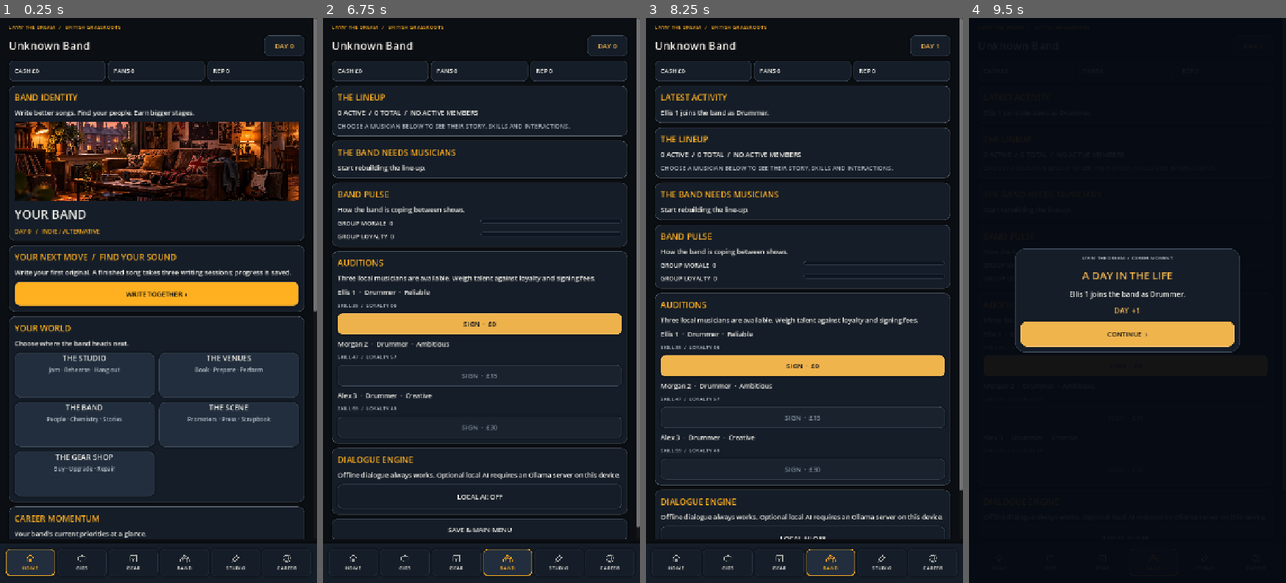
Above: before the commit, frames 1-4 (left to right).
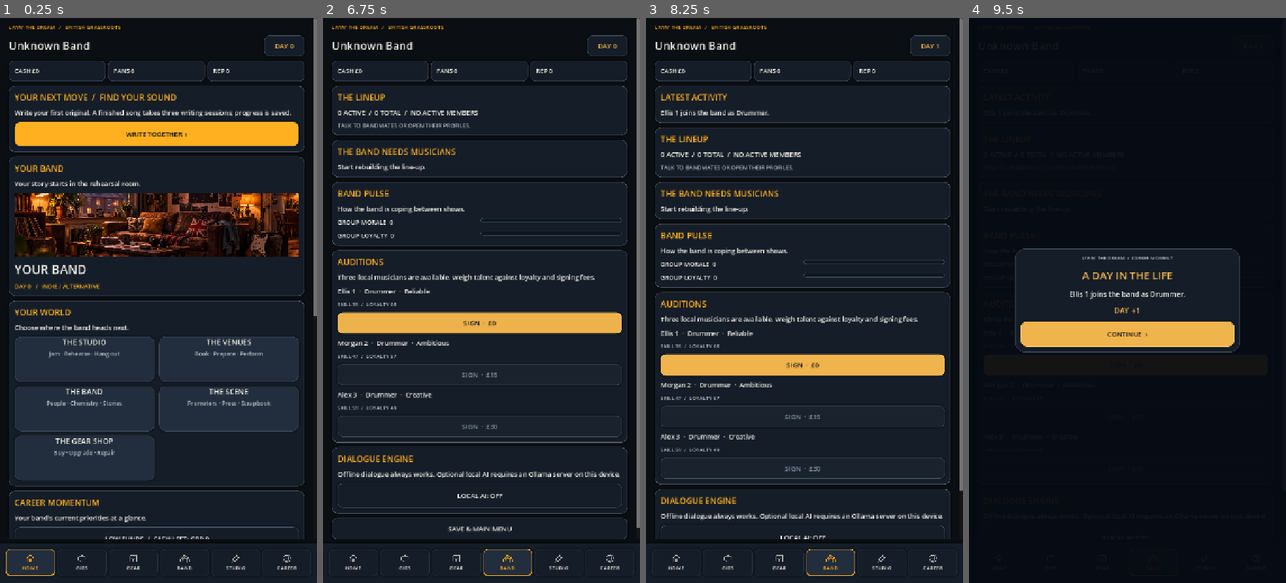
Above: after the commit, the same moments.

Repository: alimuir654-rgb/BandMaster
Game: Godot game, scene res://Scenes/CareerHub.tscn
Two runs of this game, one before a commit and one after it. Both use one fixed random seed, a clock stepped at 60 frames per second and the inputs below. This scene is started directly instead of the project's main scene.
Inputs (mouse positions are in pixels of both pictures, inside the frame that each line leads up to):
- Up to frame 1 (0.25 s): no input
- Up to frame 2 (6.75 s): click "WRITE TOGETHER ›" at 0.5 s; click "JAM" at 1.25 s; click "HANG OUT" at 2 s; click "PROMOTE" at 2.75 s; click "HANG OUT" at 3.5 s; click (354, 560) at 4.27 s; click (408, 373) at 5.02 s; click (405, 560) at 5.77 s; click "GO TO AUDITIONS" at 6.5 s
- Up to frame 3 (8.25 s): click "SIGN · £0" at 7.25 s; click "CONTINUE ›" at 8 s
- Up to frame 4 (9.5 s): click "SIGN · £0" at 8.75 s

The runs differ from the first frame. In frame 1, 33% of the frame differs, in the area x 2-100%, y 13-93%; in frame 2, 7.4%; in frame 3, 6.5%; in frame 4, less than 0.1%.
Error in both runs: Invalid access to property or key 'band' on a base object of type 'Dictionary'. (res://Scripts/career_hub.gd:1200)

Commit message:
Put Home next action ahead of hero art and shrink decorative image on mobile

Diff:
--- a/Scripts/career_hub.gd
+++ b/Scripts/career_hub.gd
@@ -261,13 +261,17 @@
 
 
 func _home() -> void:
- var stage := _card("BAND IDENTITY","Write better songs. Find your people. Earn bigger stages.")
+ var guidance: Dictionary = Director.next_move(_state())
+ var focus := _card("YOUR NEXT MOVE  /  "+str(guidance.get("title","")),str(guidance.get("detail","")))
+ var destination := str(guidance.get("tab","ACTIONS"))
+ _action(focus,str(guidance.get("action","CONTINUE"))+"  ›",func() -> void: _switch(destination),true)
+ var stage := _card("YOUR BAND","Your story starts in the rehearsal room.")
  var feature_path := "res://Art/Backgrounds/%s/home.webp" % _genre_id()
  if not ResourceLoader.exists(feature_path):
   feature_path = "res://Art/Backgrounds/shared/home.webp"
  if ResourceLoader.exists(feature_path):
   var feature := TextureRect.new()
-  feature.custom_minimum_size.y = 125 if CareerLayout.is_compact(get_viewport_rect().size.x) else 180
+  feature.custom_minimum_size.y = 92 if CareerLayout.is_compact(get_viewport_rect().size.x) else 144
   feature.expand_mode = TextureRect.EXPAND_IGNORE_SIZE
   feature.stretch_mode = TextureRect.STRETCH_KEEP_ASPECT_COVERED
   feature.mouse_filter = Control.MOUSE_FILTER_IGNORE
@@ -276,10 +280,6 @@
  var band_label := _label(stage,str(save_data.get("band",{}).get("name","YOUR BAND")),28,UI.WHITE)
  band_label.size_flags_horizontal = Control.SIZE_EXPAND_FILL
  _label(stage,"DAY %d   /   %s" % [_num("tour_day"),str(Genres.from_save(save_data)["name"]).to_upper()],13,UI.palette(_genre_id())["accent"])
- var guidance: Dictionary = Director.next_move(_state())
- var focus := _card("YOUR NEXT MOVE  /  "+str(guidance.get("title","")),str(guidance.get("detail","")))
- var destination := str(guidance.get("tab","ACTIONS"))
- _action(focus,str(guidance.get("action","CONTINUE"))+"  ›",func() -> void: _switch(destination),true)
  var destinations := _card("YOUR WORLD","Choose where the band heads next.")
  var places := GridContainer.new()
  places.columns = CareerLayout.destination_columns(get_viewport_rect().size.x)
@@ -605,7 +605,7 @@
  var overview := _card("THE LINEUP","%d ACTIVE  /  %d TOTAL  /  %s" % [int(pulse["active"]),members.size(),str(pulse["mood"]).to_upper()])
  if int(pulse["exhausted"]) > 0:
   _label(overview,"%d BANDMATE(S) NEED REST BEFORE THE NEXT SHOW" % int(pulse["exhausted"]),14,UI.palette(_genre_id())["secondary"])
- _label(overview,"CHOOSE A MUSICIAN BELOW TO SEE THEIR STORY, SKILLS AND INTERACTIONS.",14,UI.MUTED)
+ _label(overview,"TALK TO BANDMATES OR OPEN THEIR PROFILES.",13,UI.MUTED)
  var pairs: Array = Chemistry.connections(members,save_data.get("relationships",{}))
  if members.is_empty():
   _card("THE BAND NEEDS MUSICIANS","Start rebuilding the line-up.")
